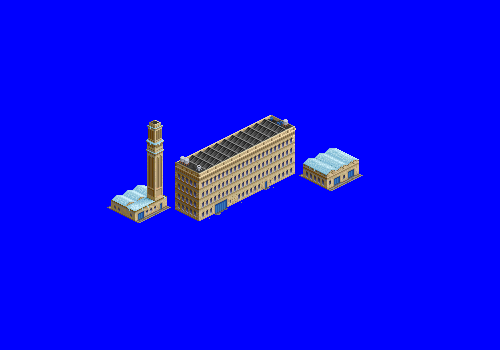
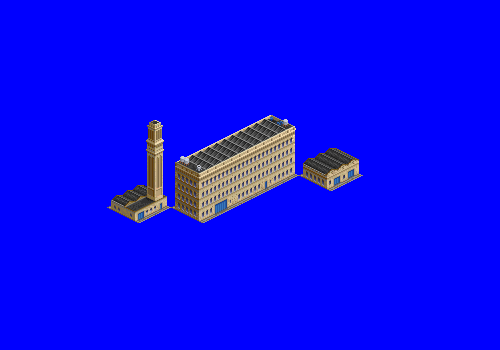
Layers edited between the first and the second 500x350 image:
hid "snow" (1st of 3, in "warehouse") over [303, 148, 359, 175]
painted on "warehouse" (2nd of 2, in "warehouse") over [304, 149, 355, 175]
hid "snow" (2nd of 3, in "boilerhouse") over [112, 125, 166, 211]
painted on "boilerhouse" (2nd of 2, in "boilerhouse") over [111, 185, 155, 207]
showed "tile cobble copy" over [171, 174, 299, 223]
